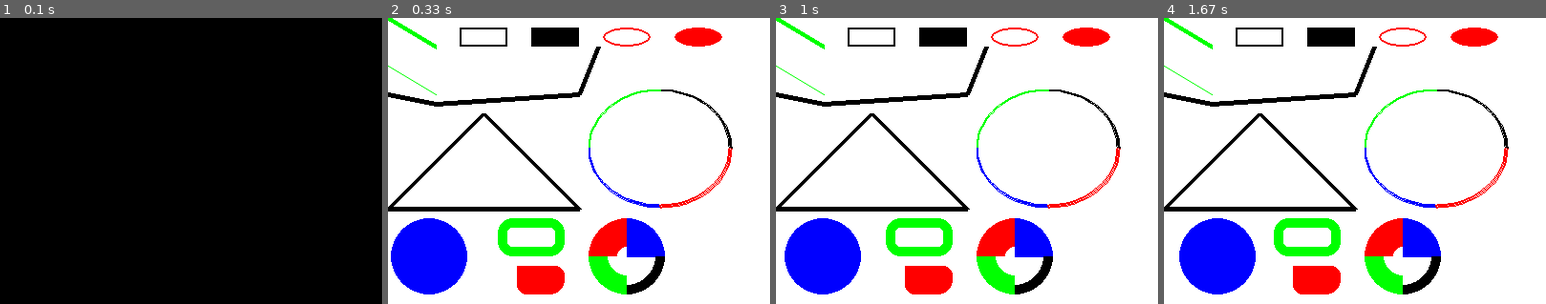
Above: before the commit, frames 1-4 (left to right).
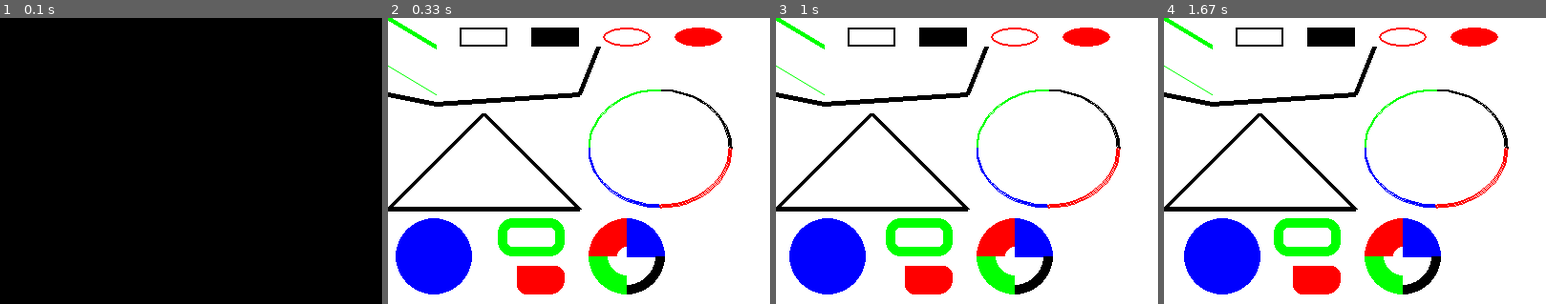
Above: after the commit, the same moments.

Repository: Deline123/MyProject
Game: pygame game, started from test2.py
Same seed, same stepped clock (60 frames per second), same inputs: the game is played once before the commit and once after it.
Inputs:
- Up to frame 1 (0.1 s): no input
- Up to frame 2 (0.33 s): no input
- Up to frame 3 (1 s): no input
- Up to frame 4 (1.67 s): no input

Frame 1 is identical in both runs. In frame 2, 0.7% of the frame differs, in the area x 0-22%, y 70-97%; in frame 3, 0.7%; in frame 4, 0.7%.

Commit message:
Update test2.py

Diff:
--- a/test2.py
+++ b/test2.py
@@ -5,7 +5,7 @@
 # Initialize the game engine
 pygame.init()
 
-x = 40
+x = 45
 # Define the colors we will use in RGB format
 BLACK = (  0,   0,   0)
 WHITE = (255, 255, 255)
